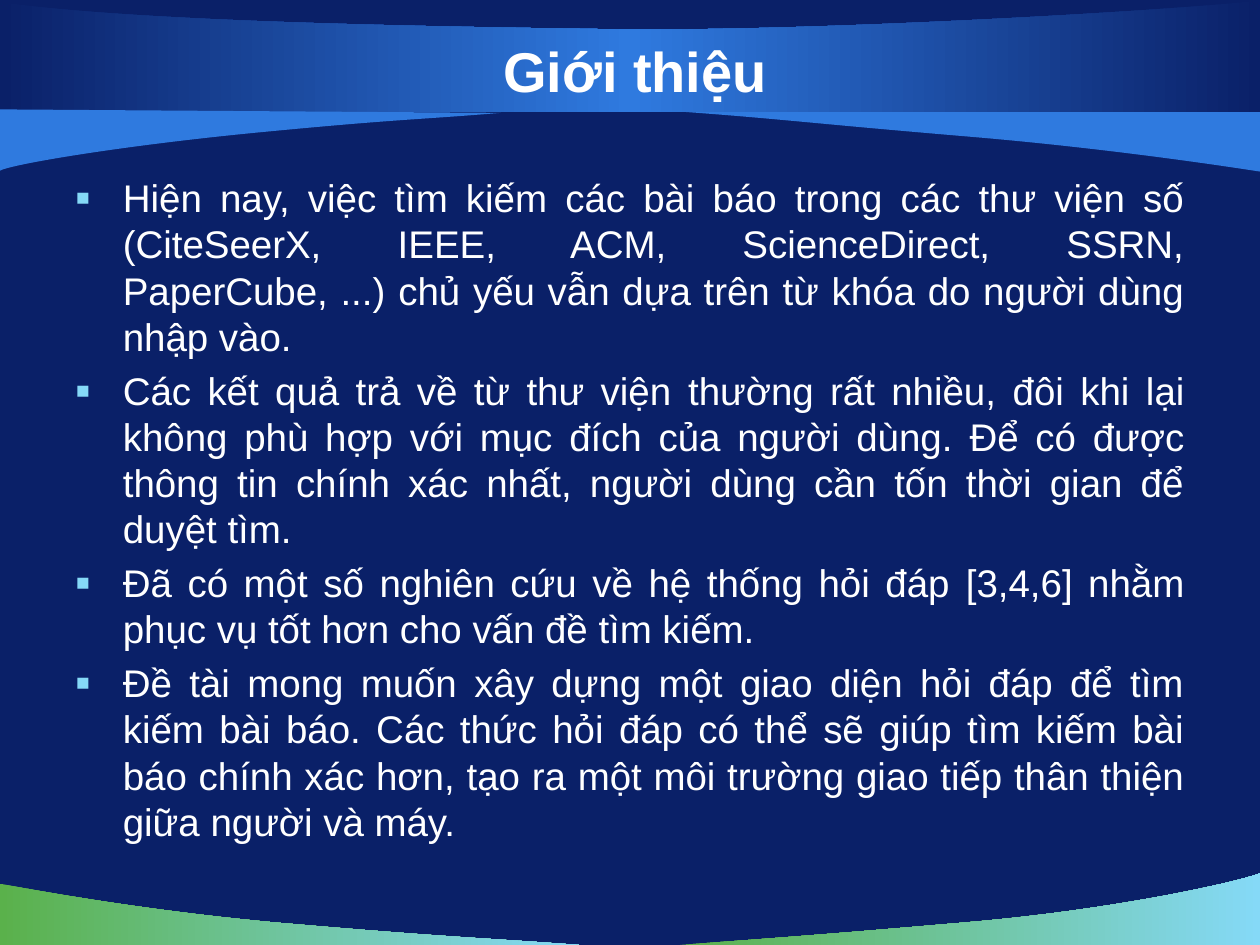
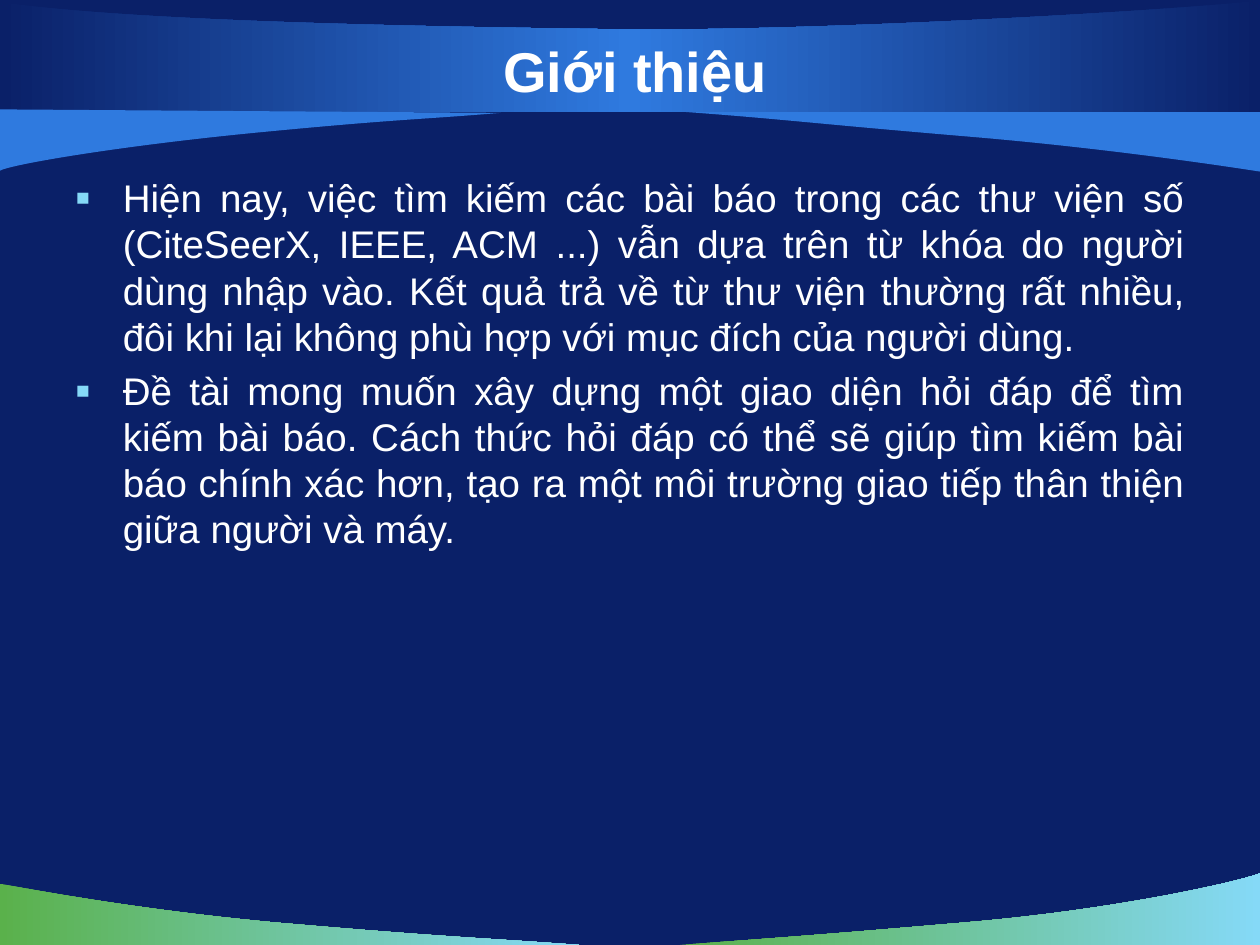
Before and after one commit to hungntit/filnalproject, a slide deck: slide 3 of De Cuong/bao cao luan van/slide 0.4.pptx. Drawn at 1260x945 pixels with LibreOffice and Linux fonts; fonts in the diff are those of the drawing; background and template pictures are left out. Boxes give left, top, right and bottom in pixels: in the first picture for what was removed or moved away, otherwise in the second. Text is boxed around its words. In the diff, an @@ line names an element or a change of style, - is before the commit and + after.

```diff
--- a/De Cuong/bao cao luan van/slide 0.4.pptx
+++ b/De Cuong/bao cao luan van/slide 0.4.pptx
@@ text at [123,182,1185,551]: text changed @@
-▪ Hiện nay, việc tìm kiếm các bài báo trong các thư viện số (CiteSeerX, IEEE, ACM, ScienceDirect, SSRN, PaperCube, ...) chủ yếu vẫn dựa trên từ khóa do người dùng nhập vào.
-▪ Các kết quả trả về từ thư viện thường rất nhiều, đôi khi lại không phù hợp với mục đích của người dùng. Để có được thông tin chính xác nhất, người dùng cần tốn thời gian để duyệt tìm.
-▪ Đã có một số nghiên cứu về hệ thống hỏi đáp [3,4,6] nhằm phục vụ tốt hơn cho vấn đề tìm kiếm.
-▪ Đề tài mong muốn xây dựng một giao diện hỏi đáp để tìm kiếm bài báo. Các thức hỏi đáp có thể sẽ giúp tìm kiếm bài báo chính xác hơn, tạo ra một môi trường giao tiếp thân thiện giữa người và máy.
+▪ Hiện nay, việc tìm kiếm các bài báo trong các thư viện số (CiteSeerX, IEEE, ACM ...) vẫn dựa trên từ khóa do người dùng nhập vào. Kết quả trả về từ thư viện thường rất nhiều, đôi khi lại không phù hợp với mục đích của người dùng.
+▪ Đề tài mong muốn xây dựng một giao diện hỏi đáp để tìm kiếm bài báo. Cách thức hỏi đáp có thể sẽ giúp tìm kiếm bài báo chính xác hơn, tạo ra một môi trường giao tiếp thân thiện giữa người và máy.
```
Also in this commit, not shown: 2 other slides changed, 1 other file.
